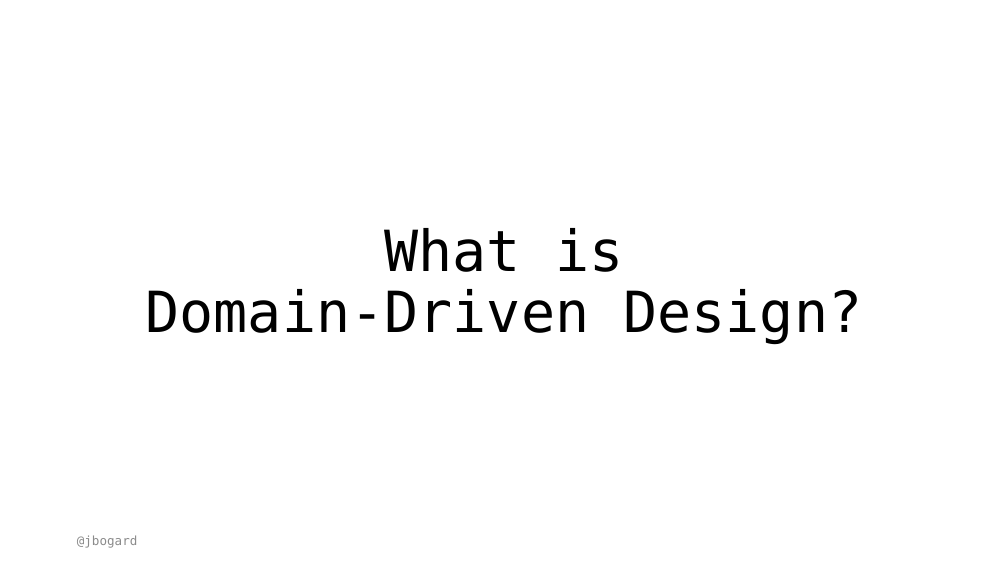
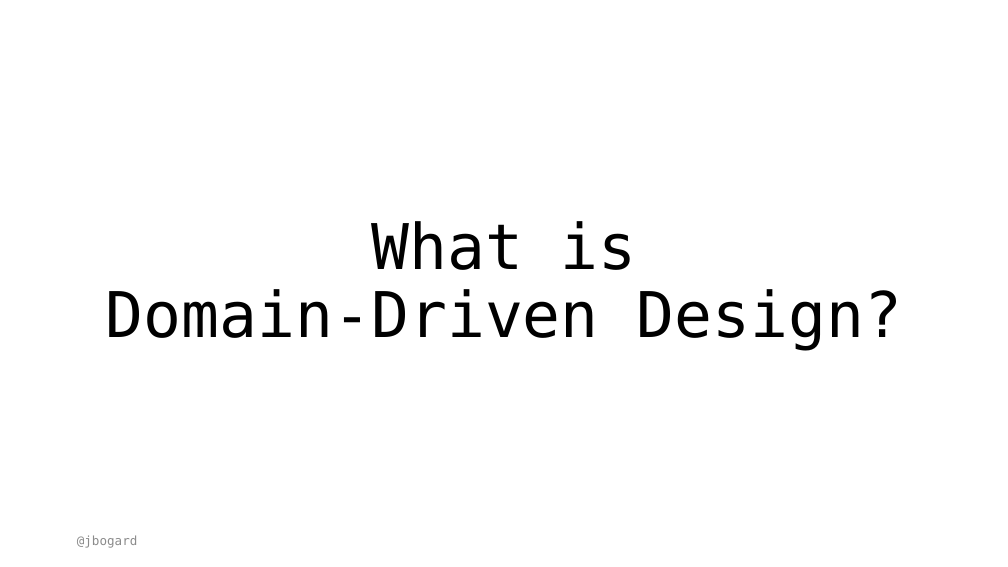
Before and after one commit to jbogard/presentations, a slide deck: slide 2 of DomainDrivenRefactoring/DomainDrivenRefactoring.pptx. Drawn at 1008x567 pixels with LibreOffice and Linux fonts; fonts in the diff are those of the drawing. Boxes give left, top, right and bottom in pixels: in the first picture for what was removed or moved away, otherwise in the second. Text is boxed around its words. In the diff, an @@ line names an element or a change of style, - is before the commit and + after.

```diff
--- a/DomainDrivenRefactoring/DomainDrivenRefactoring.pptx
+++ b/DomainDrivenRefactoring/DomainDrivenRefactoring.pptx
@@ title "What is Domain-Driven Design?": place and size @@
-title "What is Domain-Driven Design?" at [146, 228, 862, 344]
+title "What is Domain-Driven Design?" at [106, 221, 903, 350]
@@ title "What is Domain-Driven Design?" at [106, 221, 903, 350]: size 54 to 60 pt @@
```
Also in this commit, not shown: 1 other slide changed, 5 slides added, 4 other files.
